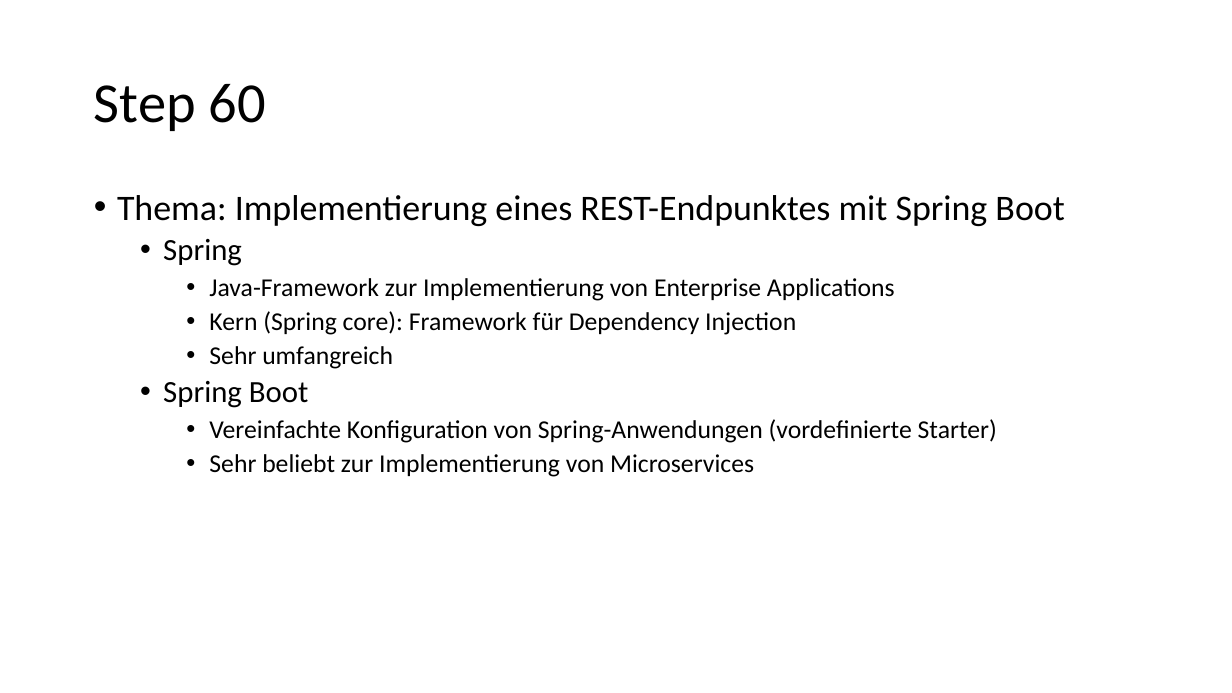
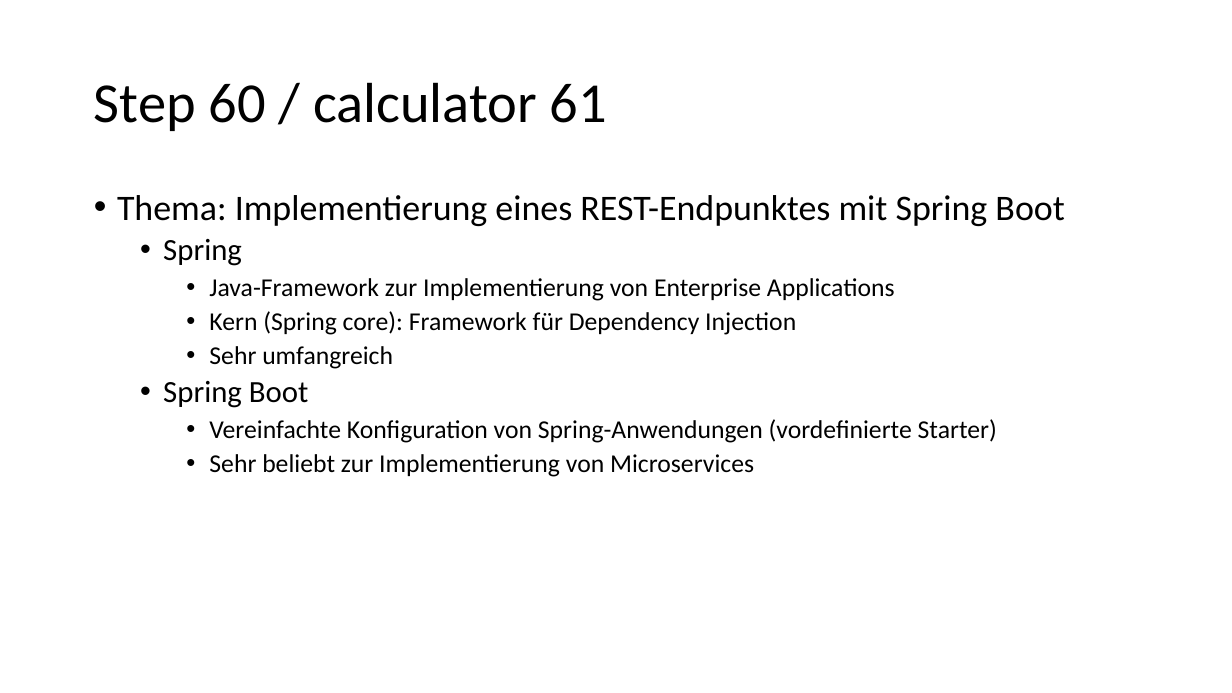
Before and after one commit to igeldo/PR4-SoSe23, a slide deck: slide 38 of Java-Starter.pptx. Drawn at 1232x693 pixels with LibreOffice and Linux fonts; fonts in the diff are those of the drawing. Boxes give left, top, right and bottom in pixels: in the first picture for what was removed or moved away, otherwise in the second. Text is boxed around its words. In the diff, an @@ line names an element or a change of style, - is before the commit and + after.

```diff
--- a/Java-Starter.pptx
+++ b/Java-Starter.pptx
@@ title at [94, 82, 607, 131]: text changed @@
-Step 60
+Step 60 / calculator 61
```
Also in this commit, not shown: 2 other slides changed, 12 slides added.
